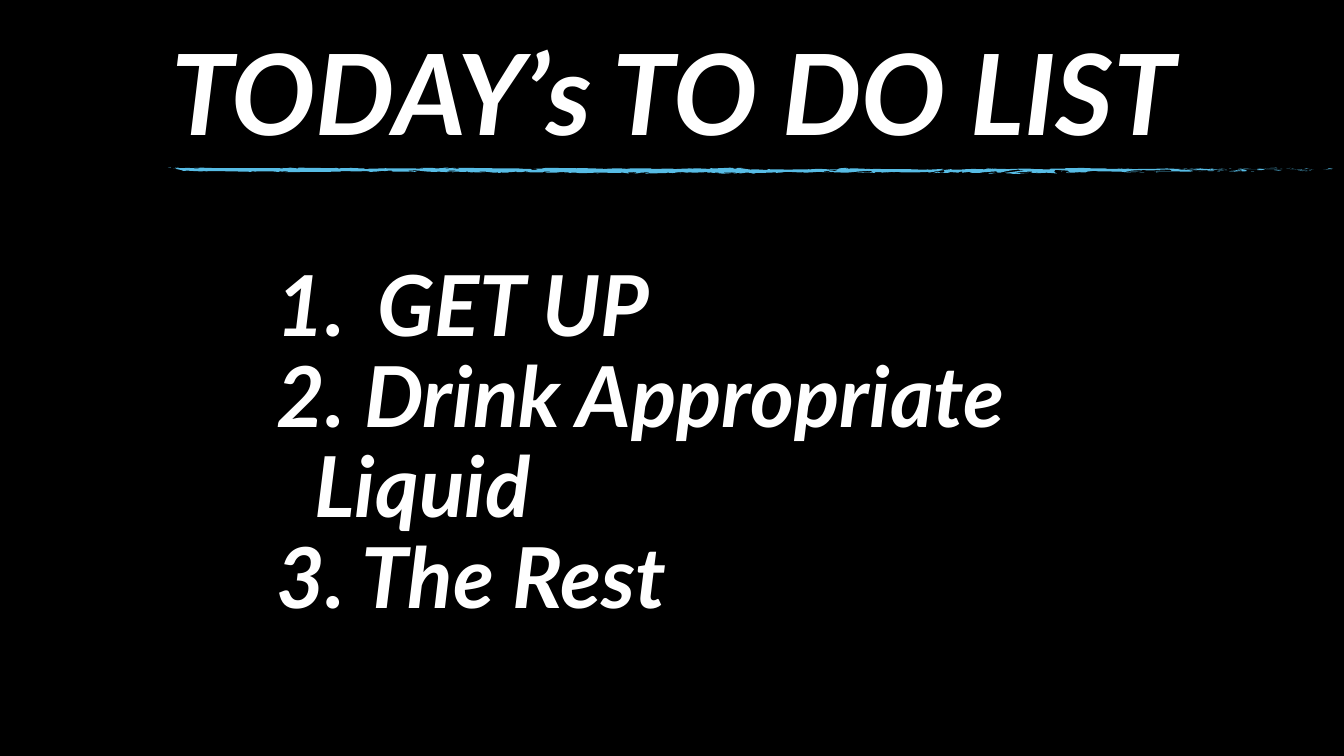
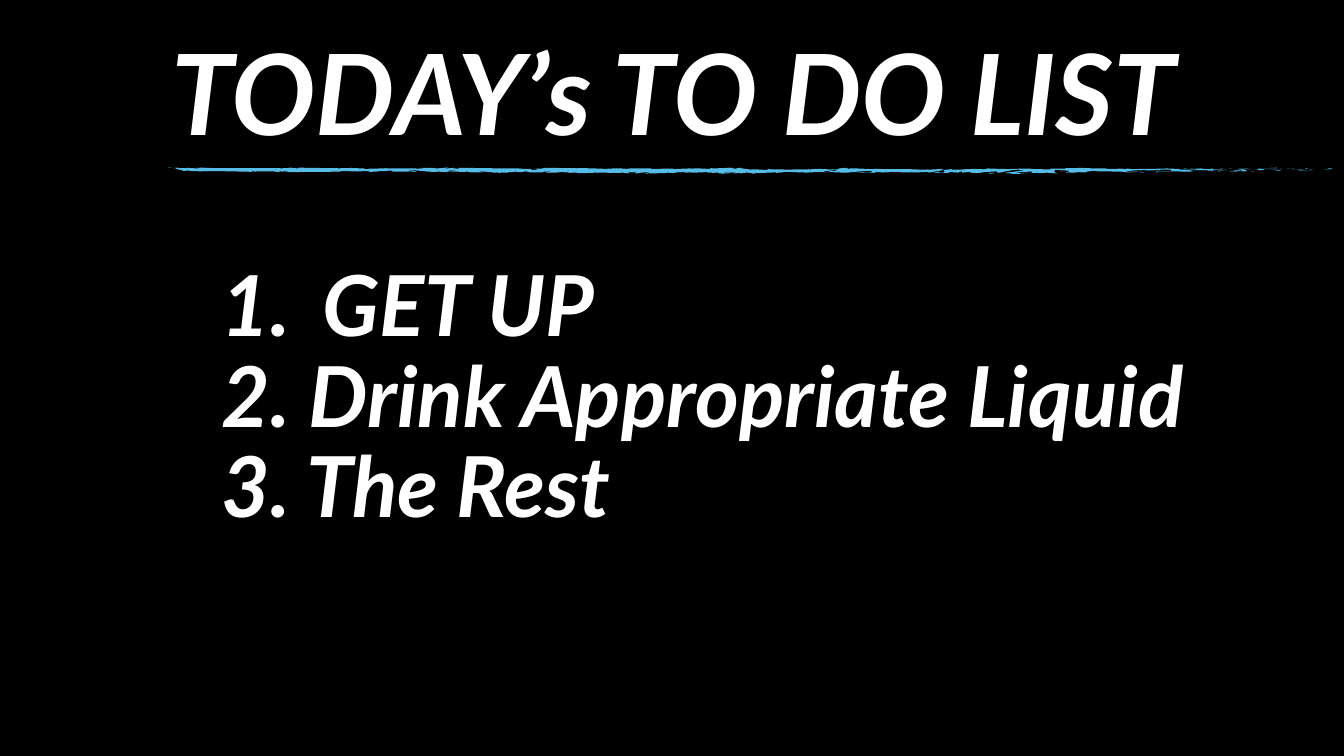
Before and after one commit to SQLDBAWithABeard/Presentations, a slide deck: slide 2 of GroupBy - Green is Good Red/Green Is Good - Red is Bad.pptx. Drawn at 1344x756 pixels with LibreOffice and Linux fonts; fonts in the diff are those of the drawing; background and template pictures are left out. Boxes give left, top, right and bottom in pixels: in the first picture for what was removed or moved away, otherwise in the second. Text is boxed around its words. In the diff, an @@ line names an element or a change of style, - is before the commit and + after.

Commit message:
Just altered the Drink Liquid entry

```diff
--- a/GroupBy - Green is Good Red/Green Is Good - Red is Bad.pptx
+++ b/GroupBy - Green is Good Red/Green Is Good - Red is Bad.pptx
@@ text "GET UP" rewrapped from [315, 274, 1005, 609] to [306, 274, 1184, 518] @@
```
